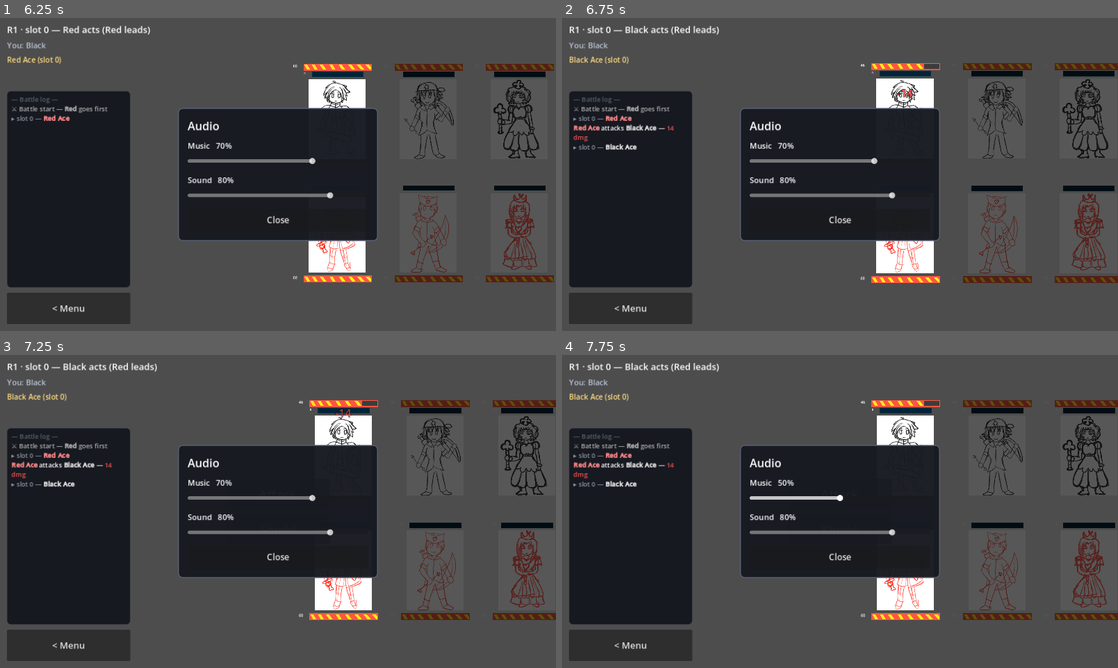
Above: before the commit, frames 1-4 (two rows, left to right).
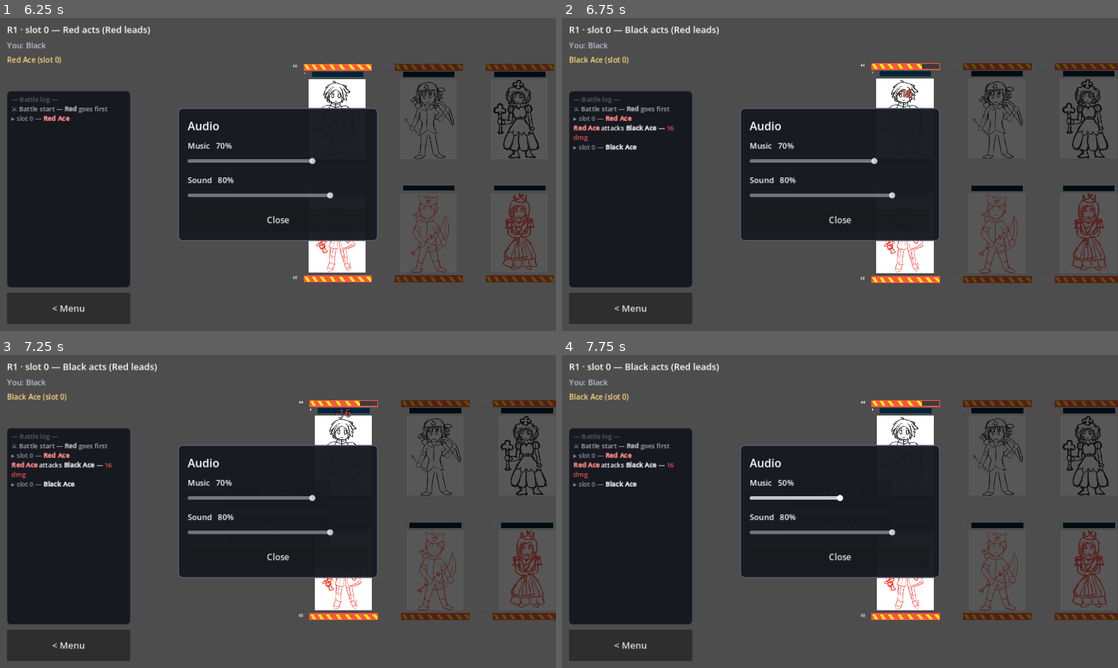
Above: after the commit, the same moments.

Repository: gunasuryo/remi-showdown
Game: Godot game, scene res://Scene/mode_select.tscn
Same seed, same stepped clock (60 frames per second), same inputs: the game is played once before the commit and once after it. Sound files missing from this copy of the repository are replaced by a short silence.
Inputs (mouse positions are in pixels of both pictures, inside the frame that each line leads up to):
- Up to frame 1 (6.25 s): click "EASY" at 0.5 s; click "EASY" at 1.25 s; click "NORMAL" at 2 s; click "NORMAL" at 2.75 s; click "FACE-UP BATTLE" at 3.5 s; click "Play as BLACK" at 4.25 s; click "< Menu" at 5 s; click "Audio" at 5.75 s
- Up to frame 2 (6.75 s): move the mouse to (962, 158) at 6.52 s; click (962, 158) at 6.67 s
- Up to frame 3 (7.25 s): no input
- Up to frame 4 (7.75 s): click "Attack" at 7.25 s

Frame 1 is identical in both runs. In frame 2, less than 0.1% of the frame differs, in the area x 19-66%, y 14-36%; in frame 3, less than 0.1%; in frame 4, less than 0.1%.

Commit message:
balance: buff ace and queen attack, debuff joker trick's attack debuffing

Diff:
--- a/Scene/FaceDown/fd_card_view.gd
+++ b/Scene/FaceDown/fd_card_view.gd
@@ -209,7 +209,8 @@
 		rally_label.visible = rally != ""
 		trick_label.visible = d.get("tricked", false)
 		# A trick now costs the skill AND half the attack, so say so.
-		trick_label.text = "TRICKED -50%"
+		var reduction: int = int((1.0 - CardStats.TRICK_ATTACK_MULT) * 100)
+		trick_label.text = "TRICKED -%d%%" % reduction
 
 	var texture: Texture2D = null
 	if show_art:
--- a/Scene/Shared/card_stats.gd
+++ b/Scene/Shared/card_stats.gd
@@ -49,9 +49,9 @@
 # to derive better ones with - test/bench_faceup.gd measures policies against
 # each other, not stats - so tuning this table is still an open job.
 const STATS_FACEUP := {
-	"Ace":   {"hp": 60, "atk": 14, "skill": 30, "rallied": 25},  # skill = shield points granted
+	"Ace":   {"hp": 60, "atk": 16, "skill": 30, "rallied": 25},  # skill = shield points granted
 	"Jack":  {"hp": 45, "atk": 26, "skill": 20, "rallied": 17},  # skill = shoot damage
-	"Queen": {"hp": 55, "atk": 14, "skill": 30},                 # skill = heal amount
+	"Queen": {"hp": 55, "atk": 16, "skill": 25},                 # skill = heal amount
 	"King":  {"hp": 70, "atk": 20, "skill": 0},   # skill = rally, no numeric value
 	"Joker": {"hp": 65, "atk": 16, "skill": 0},   # skill = trick, no numeric value
 }
@@ -133,7 +133,7 @@
 # is the same bargain a hidden shield strikes with the attack that reveals it.
 # Denying the skill alone made the face-up trick worth almost nothing, because
 # the scorer mostly attacks and so mostly never sprang one.
-const TRICK_ATTACK_MULT := 0.5
+const TRICK_ATTACK_MULT := 0.75
 
 # FACE-DOWN ONLY. An attack there may hit its own lane or either neighbour, and
 # a neighbour costs this much of the damage. It is what gives an attack a
--- a/project.godot
+++ b/project.godot
@@ -11,11 +11,11 @@
 [application]
 
 config/name="Remi Showdown"
-config/version="0.4.3"
 run/main_scene="res://Scene/mode_select.tscn"
 config/quit_on_go_back=false
 config/features=PackedStringArray("4.1", "Mobile")
 config/icon="res://Asset/Icon/icon_512.png"
+config/version="0.4.3"
 
 [autoload]
 
